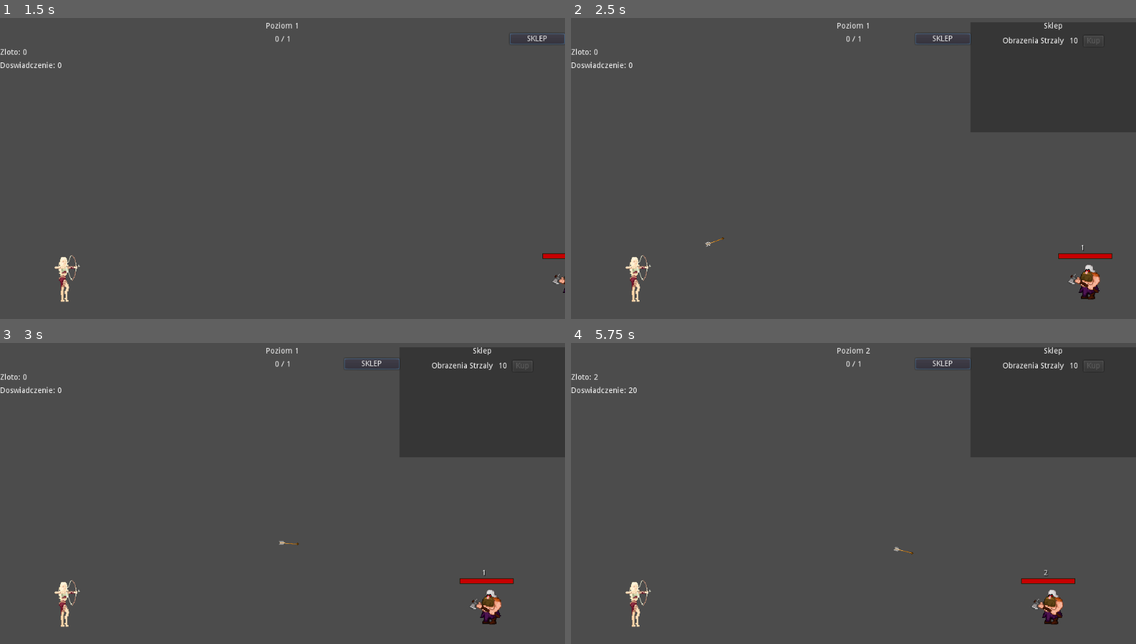
Above: before the commit, frames 1-4 (two rows, left to right).
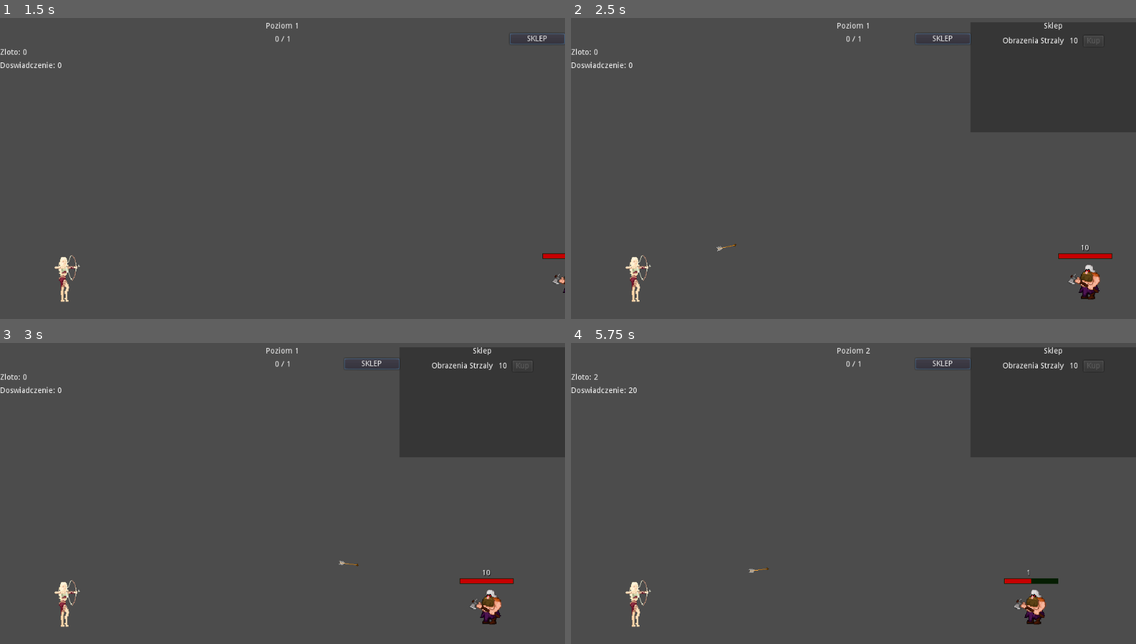
Above: after the commit, the same moments.

Repository: Flying-Octopus-Team/Asterielle
Game: Godot game, scene res://Scenes/World.tscn
Same seed, same stepped clock (60 frames per second), same inputs: the game is played once before the commit and once after it.
Inputs (mouse positions are in pixels of both pictures, inside the frame that each line leads up to):
- Up to frame 1 (1.5 s): click "SKLEP" at 0.5 s; click "SKLEP" at 1.25 s
- Up to frame 2 (2.5 s): click "SKLEP" at 2 s
- Up to frame 3 (3 s): move the mouse to (406, 472) at 2.77 s; click (406, 472) at 2.85 s
- Up to frame 4 (5.75 s): move the mouse to (740, 505) at 3.52 s; click (740, 505) at 3.6 s; move the mouse to (910, 418) at 4.27 s; click (910, 418) at 4.35 s; move the mouse to (825, 556) at 5.02 s; click (825, 556) at 5.1 s

Frame 1 is identical in both runs. In frame 2, less than 0.1% of the frame differs, in the area x 23-92%, y 72-78%; in frame 3, less than 0.1%; in frame 4, 0.9%, in the area x 31-90%, y 67-94%.

Commit message:
Make arrow flying better + fix bug with collision

Diff:
--- a/Scenes/Arrow.tscn
+++ b/Scenes/Arrow.tscn
@@ -6,11 +6,11 @@
 [sub_resource type="RectangleShape2D" id=1]
 extents = Vector2( 18, 3 )
 
-[node name="Arrow" type="KinematicBody2D"]
+[node name="Arrow" type="Area2D"]
 collision_layer = 4
 collision_mask = 2
 script = ExtResource( 1 )
-damping = 0.995
+damping = 1.0
 
 [node name="Sprite2" type="Sprite" parent="."]
 position = Vector2( 1, 1 )
@@ -19,3 +19,4 @@
 [node name="CollisionShape2D" type="CollisionShape2D" parent="."]
 position = Vector2( -1, 0 )
 shape = SubResource( 1 )
+[connection signal="body_entered" from="." to="." method="_on_Arrow_body_entered"]
--- a/Scenes/Elf.tscn
+++ b/Scenes/Elf.tscn
@@ -8,7 +8,7 @@
 
 [node name="Elf" type="Node2D"]
 script = ExtResource( 1 )
-arrow_speed = 600.0
+arrow_speed = 700.0
 arrow_gravity = 500.0
 next_arrow_wait_time = 1.0
 
@@ -26,7 +26,7 @@
 position = Vector2( 0, 12.8732 )
 shape = SubResource( 1 )
 
-[node name="FirePoint" type="Node2D" parent="."]
+[node name="FirePoint" type="Position2D" parent="."]
 position = Vector2( 34, -59 )
 
 [node name="DwarfRayCast" type="RayCast2D" parent="."]
--- a/Scripts/Arrow.gd
+++ b/Scripts/Arrow.gd
@@ -1,8 +1,7 @@
-extends KinematicBody2D
+extends Area2D
 
 export(float) var damping
 
-var gravity
 var velocity : Vector2
 
 var damage
@@ -13,4 +12,9 @@
 
 	rotation = atan2(velocity.y, velocity.x)
 
-	move_and_slide(velocity)
+	position += velocity * delta
+
+func _on_Arrow_body_entered(body):
+	# because of collision mas we're shure that body is dwarf
+	queue_free()
+	body.on_arrow_hit(self)
--- a/Scripts/Boss.gd
+++ b/Scripts/Boss.gd
@@ -21,21 +21,14 @@
 	$HPBar/HP.value = hp
 
 func _physics_process(delta):
-	var collision = move_and_collide(velocity * delta)
-
-	if collision:
-		on_collision_hit(collision)
+	position += velocity * delta
 
 	if $ElfRayCast.get_collider():
 		velocity = Vector2.ZERO
 
-	$HPBar/HPLabel.text = str(hp)
 	timeToKillLabel.text = str("Do zabicia bossa pozostalo ", floor($TimeToKill.time_left), " sekund")
 
-func on_collision_hit(collision):
-	# Because of collision layer and mask, dwarf definitly
-	# collided with arrow so we can remove it
-	var arrow = collision.collider
+func on_arrow_hit(arrow):
 	arrow.queue_free()
 
 	hp -= arrow.damage
@@ -45,6 +38,8 @@
 	else:
 		$HPBar/HP.value = hp
 
+	$HPBar/HPLabel.text = str(hp)
+
 func go_forward():
 	velocity = Vector2(-move_speed, 0)
 
--- a/Scripts/Dwarf.gd
+++ b/Scripts/Dwarf.gd
@@ -18,28 +18,21 @@
 	$HPBar/HP.value = hp
 
 func _physics_process(delta):
-	var collision = move_and_collide(velocity * delta)
-
-	if collision:
-		on_collision_hit(collision)
+	position += velocity * delta
 
 	if $ElfRayCast.get_collider():
 		velocity = Vector2.ZERO
 
-	$HPBar/HPLabel.text = str(hp)
+func on_arrow_hit(arrow):
+	hp -= arrow.damage
 
-func on_collision_hit(collision):
-	# Because of collision layer and mask, dwarf definitly arrow
-	# collided with so we can remove it
-	var arrow = collision.collider
-	arrow.queue_free()
-
-	hp -= arrow.damage
 	if hp <= 0:
 		emit_signal("died")
 		queue_free()
 	else:
 		$HPBar/HP.value = hp
 
+	$HPBar/HPLabel.text = str(hp)
+
 func go_forward():
 	velocity = Vector2(-move_speed, 0)
--- a/Scripts/Elf.gd
+++ b/Scripts/Elf.gd
@@ -24,8 +24,10 @@
 	if not dwarf:
 		return
 
-	var diff_x = dwarf.position.x - position.x - abs(dwarf.velocity.x)
-	var flying_time = diff_x / arrow_speed
+	var proportion = abs(arrow_speed) / (abs(arrow_speed) + abs(dwarf.velocity.x))
+	var diff_x = dwarf.position.x - position.x - 32
+	var path_x = proportion * diff_x
+	var flying_time = path_x / arrow_speed
 	var arrow_velocity = Vector2(arrow_speed, -arrow_gravity * flying_time * 0.5)
 
 	shot_arrow(arrow_velocity)
